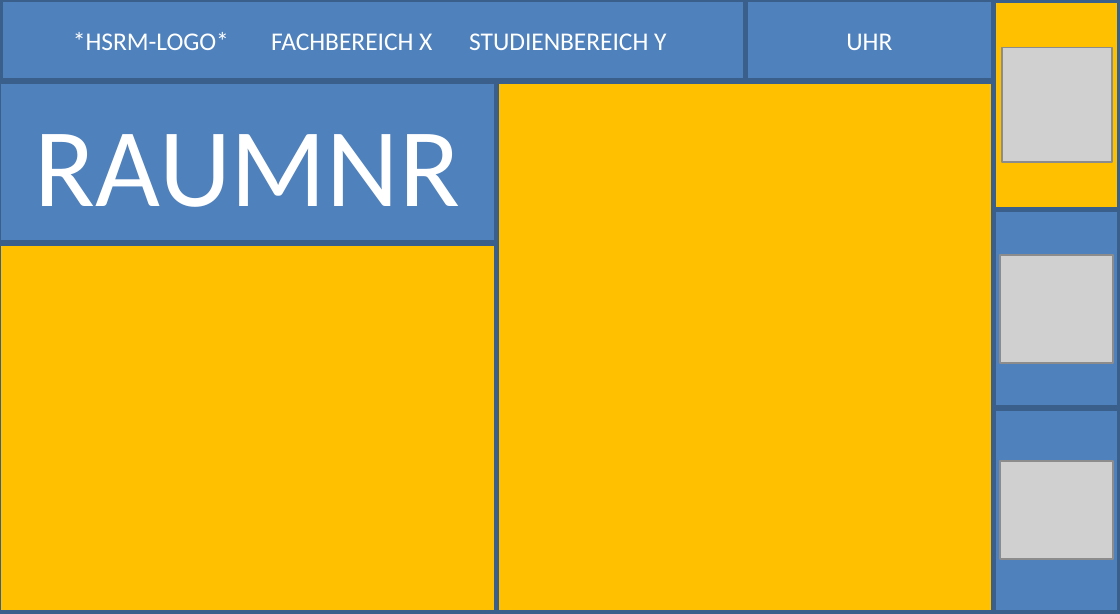
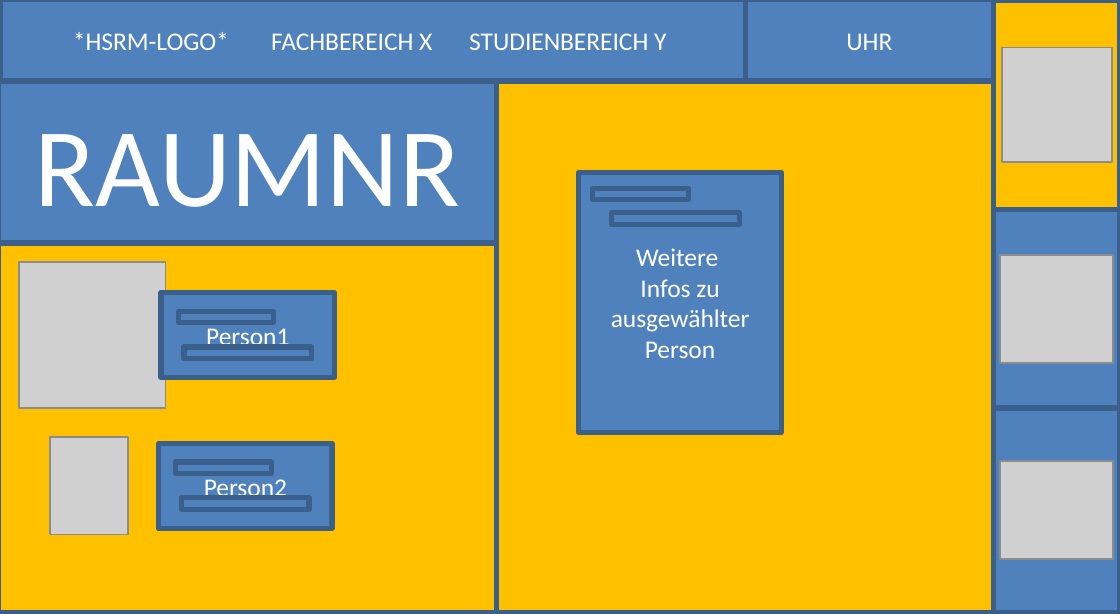
Before and after one commit to 3xtogo/dwd, a slide deck: slide 5 of doku/Layout_Design.pptx (slide 2 before the commit). Drawn at 1120x614 pixels with LibreOffice and Linux fonts; fonts in the diff are those of the drawing; grey boxes stand for pictures. Boxes give left, top, right and bottom in pixels: in the first picture for what was removed or moved away, otherwise in the second. Text is boxed around its words. In the diff, an @@ line names an element or a change of style, - is before the commit and + after.

```diff
--- a/doku/Layout_Design.pptx
+++ b/doku/Layout_Design.pptx
@@ math minus added at box(577, 171, 707, 220), fill #4F81BD, outline #3A5F8C 2 pt @@
@@ rectangle added at box(578, 173, 780, 433), fill #4F81BD, outline #3A5F8C 2 pt, 10 pt, text #FFFFFF @@
+Weitere
+Infos zu ausgewählter Person
@@ math minus added at box(589, 195, 762, 244), fill #4F81BD, outline #3A5F8C 2 pt @@
@@ picture added at box(18, 263, 165, 409) @@
@@ rectangle added at box(162, 292, 334, 376), fill #4F81BD, outline #3A5F8C 2 pt, 10 pt, text #FFFFFF @@
+Person1
@@ math minus added at box(162, 292, 292, 342), fill #4F81BD, outline #3A5F8C 2 pt @@
@@ math minus added at box(162, 329, 334, 378), fill #4F81BD, outline #3A5F8C 2 pt @@
@@ picture added at box(50, 437, 129, 534) @@
@@ rectangle added at box(158, 444, 330, 529), fill #4F81BD, outline #3A5F8C 2 pt, 10 pt, text #FFFFFF @@
+Person2
@@ math minus added at box(158, 444, 288, 494), fill #4F81BD, outline #3A5F8C 2 pt @@
@@ math minus added at box(158, 479, 330, 529), fill #4F81BD, outline #3A5F8C 2 pt @@
```
Also in this commit, not shown: 3 other slides changed, 6 slides added, 2 other files.
